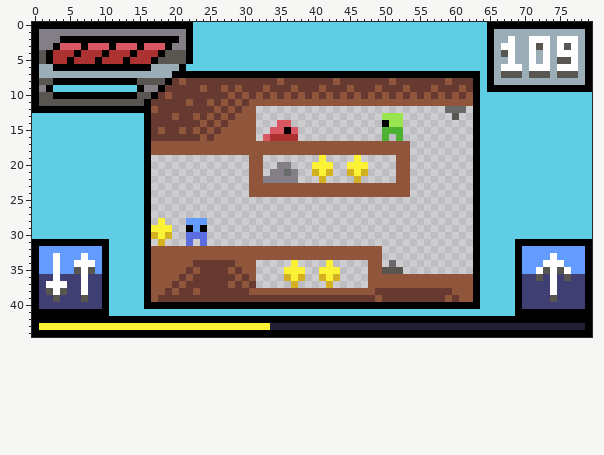
A pixel-art file gets an edit: HUD.aseprite. The picture above is the old version.
80x45 pixels, 1 frame.
The result:
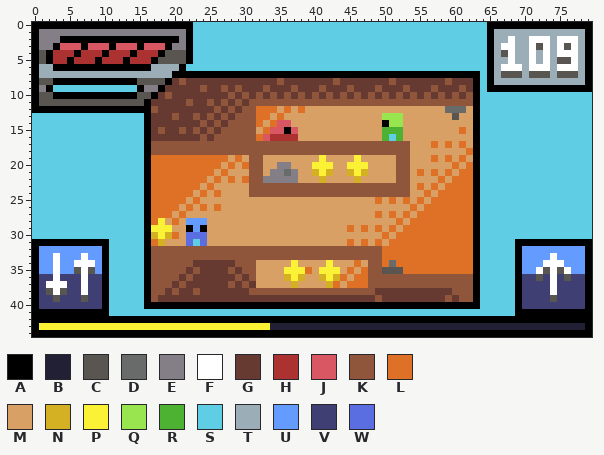
Palette (. is transparent): A #000000  B #222034  C #595652  D #696a6a  E #847e87  F #ffffff  G #663931  H #ac3232  J #d95763  K #8f563b  L #df7126  M #d9a066  N #d4b123  P #fbf236  Q #99e550  R #4db132  S #5fcde4  T #9badb7  U #639bff  V #3f3f74  W #5b6ee1
The commit says: Update HUD.aseprite Add scene, background
Difference:
layer "Background" added
layer "Scene" added
Layers "Scene", "Background":
y 12: x 32..58 ........................... -> LLLMLMLMMMMMMMMMMMMMMMMMMMM; x 62 . -> M
y 13: x 32..49 .................. -> LLMLMMMMMMMMMMMMMM; x 53..59 ....... -> MMMMMMM; x 61..62 .. -> MM
y 14: x 32..34 ... -> LML; x 37..49 ............. -> MMMMMMMMMMMMM; x 53..62 .......... -> MMMMMMMMMM
y 15: x 32..33 .. -> ML; x 38..49 ............ -> MMMMMMMMMMMM; x 53..62 .......... -> MMMMMMMMLM
y 16: x 32 . -> L; x 38..49 ............ -> MMMMMMMMMMMM; x 51 . -> S; x 53..62 .......... -> MMMMMMMMMM
y 17: x 54..62 ......... -> MMMLMLMLM
y 18: x 54..62 ......... -> MMMMMMMML
y 19: x 17..30 .............. -> LLLLLLLLLLLMLM; x 33..40 ........ -> MMMMMMMM; x 42..45 .... -> MMMM; x 47..51 ..... -> MMMMM; x 54..62 ......... -> MMMLMLMLM
y 20: x 17..30 .............. -> LLLLLLLLLLMLML; x 33..34 .. -> MM; x 37..39 ... -> MMM; x 43..44 .. -> MM; x 48..51 .... -> MMMM; x 54..62 ......... -> MMMMMMLML
y 21: x 17..30 .............. -> LLLLLLLLLMLMMM; x 33 . -> M; x 38..39 .. -> MM; x 43..44 .. -> MM; x 48..51 .... -> MMMM; x 54..62 ......... -> MLMLMLMLL
y 22: x 17..30 .............. -> LLLLLLLLMLMLML; x 38..40 ... -> MMM; x 42..45 .... -> MMMM; x 47..51 ..... -> MMMMM; x 54..62 ......... -> MMMMLMLLL
y 23: x 17..30 .............. -> LLLLLLLMLMMMMM; x 54..62 ......... -> MLMLMLLLL
y 24: x 17..30 .............. -> LLLLLLMLMLMMMM; x 54..62 ......... -> MMLMLLLLL
y 25: x 17..62 .............................................. -> LLLLLMLMMMMMMMMMMMMMMMMMMMMMMMMMLMLMLMLMLLLLLL
y 26: x 17..62 .............................................. -> LLLLMLMLMLMMMMMMMMMMMMMMMMMMMMMMMMMMMLMLLLLLLL
y 27: x 17..62 .............................................. -> LLLMLMMMMMMMMMMMMMMMMMMMMMMMMMMMLMLMLMLLLLLLLL
y 28: x 17 . -> L; x 19..21 ... -> MLM; x 25..62 ...................................... -> MMMMMMMMMMMMMMMMMMMMMMMMMMMLMLLLLLLLLL
y 29: x 20..21 .. -> MM; x 25..62 ...................................... -> MMMMMMMMMMMMMMMMMMMMLMLMLMLMLLLLLLLLLL
y 30: x 20..21 .. -> LM; x 25..62 ...................................... -> MMMMMMMMMMMMMMMMMMMMMMMMMLMLLLLLLLLLLL
y 31: x 17 . -> L; x 19..21 ... -> MMM; x 23 . -> S; x 25..62 ...................................... -> MMMMMMMMMMMMMMMMMMMMLMLMLMLLLLLLLLLLLL
y 32..33: x 50..62 ............. -> LLLLLLLLLLLLL
y 34: x 32..36 ..... -> MMMMM; x 38..41 .... -> MMMM; x 43..47 ..... -> MMMLM; x 50 . -> L; x 52..62 ........... -> LLLLLLLLLLL
y 35: x 32..35 .... -> MMMM; x 39..40 .. -> LM; x 44..47 .... -> MLML; x 53..62 .......... -> LLLLLLLLLL
y 36: x 32..35 .... -> MMMM; x 39..40 .. -> MM; x 44..47 .... -> LMLL
y 37: x 32..36 ..... -> MMMMM; x 38..41 .... -> MMMM; x 43..47 ..... -> LMLLL
Boxes around the changes in both pictures, in picture pixels (x1, y1, x2, y2):
added: (151, 106, 473, 288)
